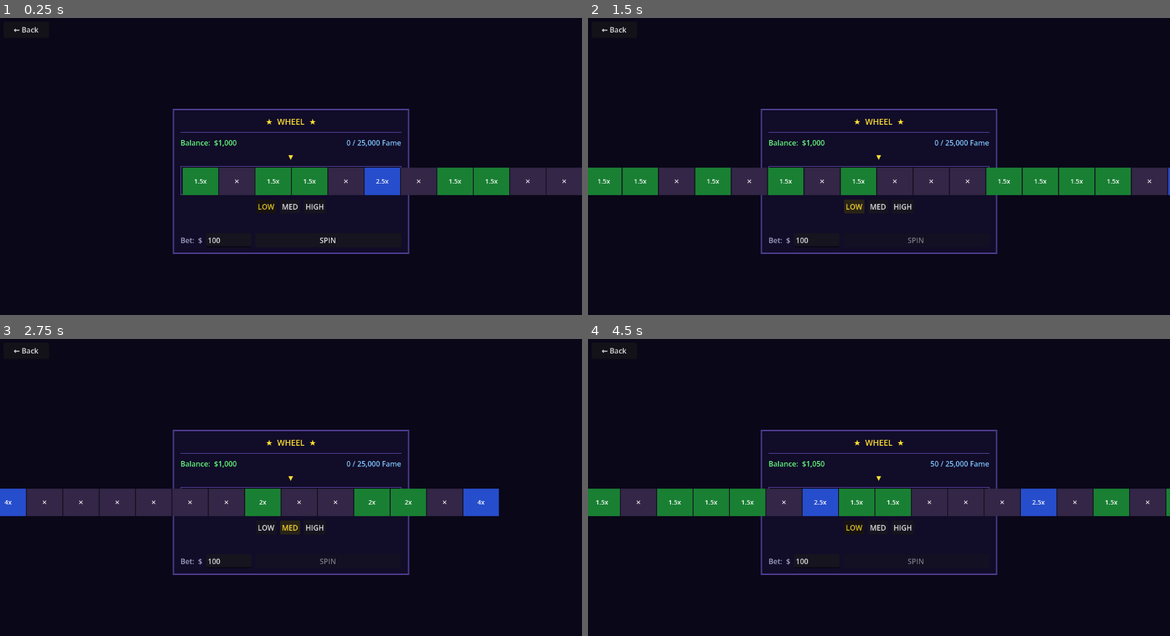
Above: before the commit, frames 1-4 (two rows, left to right).
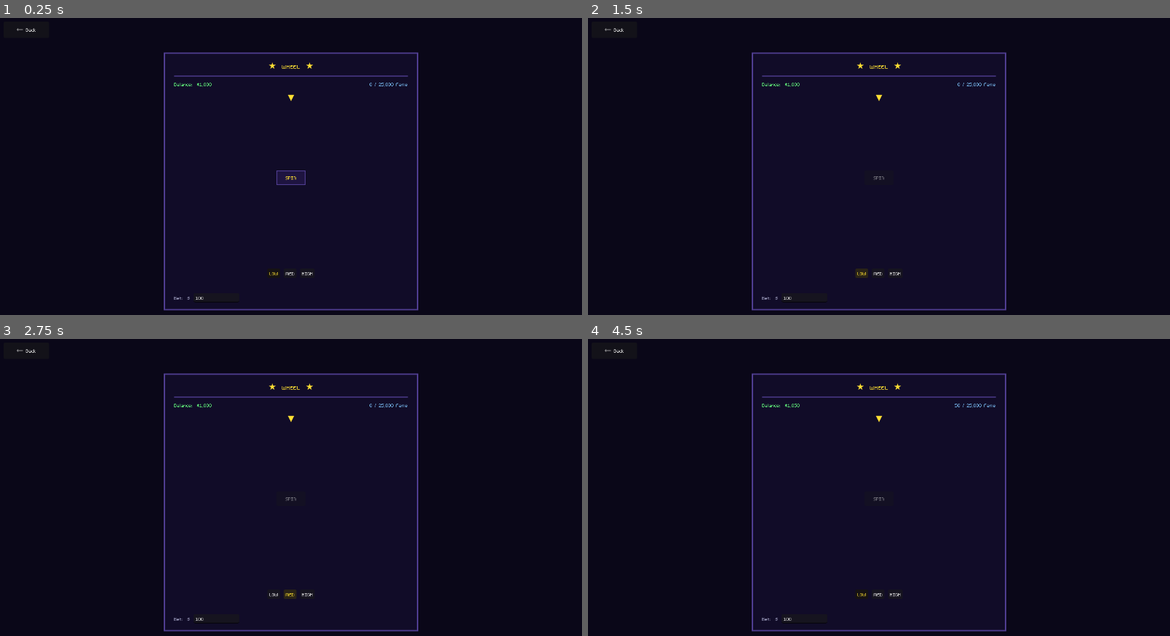
Above: after the commit, the same moments.

Repository: raulg-prog/Bust
Game: Godot game, scene res://scenes/games/wheel/Wheel.tscn
The game is run twice, just before and just after one commit, with the same random seed, the same clock (stepped at 60 frames per second) and the same inputs. This scene is started directly instead of the project's main scene.
Inputs:
- Up to frame 1 (0.25 s): no input
- Up to frame 2 (1.5 s): click "SPIN" at 0.5 s; click "LOW" at 1.25 s
- Up to frame 3 (2.75 s): click "MED" at 2 s
- Up to frame 4 (4.5 s): click "HIGH" at 2.75 s; click "LOW" at 3.5 s; click "SPIN" at 4.25 s

The runs differ from the first frame. In frame 1, 9.2% of the frame differs, in the area x 2-100%, y 2-99%; in frame 2, 12%, in the area x 0-100%, y 2-99%; in frame 3, 11%; in frame 4, 12%.
Error after the commit: Parse Error: Cannot infer the type of "radius" variable because the value doesn't have a set type. (res://scenes/games/wheel/wheel_draw.gd:29)

Commit message:
Add circular Wheel game and global m5x7 pixel font
- Wheel is now a proper circular spinning wheel rendered via wheel_draw.gd
  using _draw(): pie segments, rotated labels, pearl rim dots, center hub
- Spin animation rotates wheel_draw node (EASE_OUT/TRANS_CUBIC, 3.5s)
- Added default_theme.tres wiring m5x7.ttf (16px) as the global font
- project.godot gains [gui] theme/custom pointing to default_theme.tres
- CLAUDE.md and project structure docs updated to reflect new layout

Co-Authored-By: Claude Sonnet 4.6 <noreply@anthropic.com>

Diff:
--- /dev/null
+++ b/default_theme.tres
@@ -0,0 +1,7 @@
+[gd_resource type="Theme" format=3]
+
+[ext_resource type="FontFile" path="res://Assets/Fonts/m5x7.ttf" id="1_font"]
+
+[resource]
+default_font = ExtResource("1_font")
+default_font_size = 16
--- a/project.godot
+++ b/project.godot
@@ -28,6 +28,10 @@
 
 3d/physics_engine="Jolt Physics"
 
+[gui]
+
+theme/custom="res://default_theme.tres"
+
 [rendering]
 
 rendering_device/driver.windows="d3d12"
--- a/scenes/games/wheel/Wheel.tscn
+++ b/scenes/games/wheel/Wheel.tscn
@@ -1,6 +1,7 @@
-[gd_scene load_steps=4 format=3]
+[gd_scene load_steps=6 format=3]
 
 [ext_resource type="Script" path="res://scenes/games/wheel/wheel.gd" id="1_wheel"]
+[ext_resource type="Script" path="res://scenes/games/wheel/wheel_draw.gd" id="2_draw"]
 
 [sub_resource type="StyleBoxFlat" id="StyleBoxFlat_window"]
 bg_color = Color(0.067, 0.047, 0.157, 1)
@@ -13,8 +14,8 @@
 [sub_resource type="StyleBoxFlat" id="StyleBoxFlat_divider"]
 bg_color = Color(0.31, 0.239, 0.565, 1)
 
-[sub_resource type="StyleBoxFlat" id="StyleBoxFlat_frame"]
-bg_color = Color(0.027, 0.020, 0.078, 1)
+[sub_resource type="StyleBoxFlat" id="StyleBoxFlat_spin"]
+bg_color = Color(0.12, 0.08, 0.25, 1)
 border_width_left = 2
 border_width_top = 2
 border_width_right = 2
@@ -49,15 +50,15 @@
 
 [node name="GameWindow" type="PanelContainer" parent="Center"]
 layout_mode = 2
-custom_minimum_size = Vector2(520, 0)
+custom_minimum_size = Vector2(560, 0)
 theme_override_styles/panel = SubResource("StyleBoxFlat_window")
 
 [node name="GameMargin" type="MarginContainer" parent="Center/GameWindow"]
 layout_mode = 2
-theme_override_constants/margin_left = 14
-theme_override_constants/margin_right = 14
-theme_override_constants/margin_top = 12
-theme_override_constants/margin_bottom = 12
+theme_override_constants/margin_left = 20
+theme_override_constants/margin_right = 20
+theme_override_constants/margin_top = 14
+theme_override_constants/margin_bottom = 14
 
 [node name="GameArea" type="VBoxContainer" parent="Center/GameWindow/GameMargin"]
 layout_mode = 2
@@ -66,7 +67,7 @@
 [node name="TitleLabel" type="Label" parent="Center/GameWindow/GameMargin/GameArea"]
 layout_mode = 2
 horizontal_alignment = 1
-theme_override_font_sizes/font_size = 18
+theme_override_font_sizes/font_size = 20
 theme_override_colors/font_color = Color(1.0, 0.878, 0.2, 1)
 text = "★  WHEEL  ★"
 
@@ -92,36 +93,59 @@
 theme_override_colors/font_color = Color(0.5, 0.78, 1.0, 1)
 text = "0 / 25,000 Fame"
 
-[node name="PointerLabel" type="Label" parent="Center/GameWindow/GameMargin/GameArea"]
-layout_mode = 2
-horizontal_alignment = 1
-theme_override_font_sizes/font_size = 14
+[node name="WheelArea" type="Control" parent="Center/GameWindow/GameMargin/GameArea"]
+layout_mode = 2
+custom_minimum_size = Vector2(0, 380)
+
+[node name="WheelDraw" type="Control" parent="Center/GameWindow/GameMargin/GameArea/WheelArea"]
+unique_name_in_owner = true
+layout_mode = 1
+anchors_preset = 15
+anchor_right = 1.0
+anchor_bottom = 1.0
+grow_horizontal = 2
+grow_vertical = 2
+script = ExtResource("2_draw")
+
+[node name="WheelOverlay" type="Control" parent="Center/GameWindow/GameMargin/GameArea/WheelArea"]
+layout_mode = 1
+anchors_preset = 15
+anchor_right = 1.0
+anchor_bottom = 1.0
+grow_horizontal = 2
+grow_vertical = 2
+mouse_filter = 2
+
+[node name="PointerLabel" type="Label" parent="Center/GameWindow/GameMargin/GameArea/WheelArea/WheelOverlay"]
+layout_mode = 1
+anchors_preset = 5
+anchor_left = 0.5
+anchor_top = 0.0
+anchor_right = 0.5
+anchor_bottom = 0.0
+offset_left = -8.0
+offset_top = 4.0
+offset_right = 8.0
+offset_bottom = 24.0
+theme_override_font_sizes/font_size = 18
 theme_override_colors/font_color = Color(1.0, 0.878, 0.2, 1)
 text = "▼"
 
-[node name="WheelFrame" type="PanelContainer" parent="Center/GameWindow/GameMargin/GameArea"]
-layout_mode = 2
-custom_minimum_size = Vector2(0, 64)
-theme_override_styles/panel = SubResource("StyleBoxFlat_frame")
-
-[node name="WheelFrameMargin" type="MarginContainer" parent="Center/GameWindow/GameMargin/GameArea/WheelFrame"]
-layout_mode = 2
-theme_override_constants/margin_left = 2
-theme_override_constants/margin_right = 2
-theme_override_constants/margin_top = 2
-theme_override_constants/margin_bottom = 2
-
-[node name="WheelClip" type="Control" parent="Center/GameWindow/GameMargin/GameArea/WheelFrame/WheelFrameMargin"]
-unique_name_in_owner = true
-layout_mode = 2
-size_flags_horizontal = 3
-size_flags_vertical = 3
-clip_children = 1
-
-[node name="SegmentStrip" type="HBoxContainer" parent="Center/GameWindow/GameMargin/GameArea/WheelFrame/WheelFrameMargin/WheelClip"]
-unique_name_in_owner = true
-layout_mode = 0
-theme_override_constants/separation = 0
+[node name="SpinButton" type="Button" parent="Center/GameWindow/GameMargin/GameArea/WheelArea/WheelOverlay"]
+unique_name_in_owner = true
+layout_mode = 1
+anchors_preset = 8
+anchor_left = 0.5
+anchor_top = 0.5
+anchor_right = 0.5
+anchor_bottom = 0.5
+offset_left = -32.0
+offset_top = -16.0
+offset_right = 32.0
+offset_bottom = 16.0
+theme_override_styles/normal = SubResource("StyleBoxFlat_spin")
+theme_override_colors/font_color = Color(1.0, 0.878, 0.2, 1)
+text = "SPIN"
 
 [node name="RiskRow" type="HBoxContainer" parent="Center/GameWindow/GameMargin/GameArea"]
 layout_mode = 2
@@ -167,12 +191,6 @@
 custom_minimum_size = Vector2(100, 0)
 text = "100"
 placeholder_text = "Amount"
-
-[node name="SpinButton" type="Button" parent="Center/GameWindow/GameMargin/GameArea/BetRow"]
-unique_name_in_owner = true
-layout_mode = 2
-size_flags_horizontal = 3
-text = "SPIN"
 
 [node name="BackButton" type="Button" parent="."]
 layout_mode = 3
--- a/scenes/games/wheel/wheel.gd
+++ b/scenes/games/wheel/wheel.gd
@@ -1,12 +1,10 @@
 extends Control
 
-const TOWN_ID := 1
-const MIN_BET := 10.0
-const SEG_W   := 80
-const SEG_H   := 60
-const REPS    := 6   # strip repetitions — more = longer spin
+const TOWN_ID  := 1
+const MIN_BET  := 10.0
+const SPIN_REV := 6      # full extra rotations before landing
 
-# [multiplier, count, color]  — all profiles have EV = 1.0 (no house edge)
+# [multiplier, count, color]  — all profiles EV = 1.0 (no house edge)
 # Low:  8×0x + 10×1.5x + 2×2.5x  →  0.5×1.5 + 0.1×2.5 = 1.0
 # Med:  12×0x + 6×2x + 2×4x      →  0.3×2   + 0.1×4   = 1.0
 # High: 15×0x + 4×2x + 1×12x     →  0.2×2   + 0.05×12 = 1.0
@@ -33,19 +31,17 @@
 var state       : State = State.IDLE
 var current_bet : float = 0.0
 var risk_level  : int   = 0
-var segments    : Array = []   # one shuffled cycle
-var flat_segs   : Array = []   # REPS × segments
+var segments    : Array = []   # shuffled [mult, color] list for current spin
 
-@onready var balance_label : Label         = %BalanceLabel
-@onready var fame_label    : Label         = %FameLabel
-@onready var segment_strip : HBoxContainer = %SegmentStrip
-@onready var wheel_clip    : Control       = %WheelClip
-@onready var result_label  : Label         = %ResultLabel
-@onready var bet_input     : LineEdit      = %BetInput
-@onready var spin_btn      : Button        = %SpinButton
-@onready var low_btn       : Button        = %LowButton
-@onready var med_btn       : Button        = %MedButton
-@onready var high_btn      : Button        = %HighButton
+@onready var balance_label : Label   = %BalanceLabel
+@onready var fame_label    : Label   = %FameLabel
+@onready var result_label  : Label   = %ResultLabel
+@onready var bet_input     : LineEdit = %BetInput
+@onready var spin_btn      : Button  = %SpinButton
+@onready var low_btn       : Button  = %LowButton
+@onready var med_btn       : Button  = %MedButton
+@onready var high_btn      : Button  = %HighButton
+@onready var wheel_draw    : Control = %WheelDraw
 
 
 func _ready() -> void:
@@ -64,49 +60,18 @@
 	low_btn.modulate  = gold  if level == 0 else white
 	med_btn.modulate  = gold  if level == 1 else white
 	high_btn.modulate = gold  if level == 2 else white
-	_build_strip()
+	_rebuild_segments()
 
 
-func _build_strip() -> void:
-	for child in segment_strip.get_children():
-		child.free()
-	segment_strip.position.x = 0.0
-
+func _rebuild_segments() -> void:
 	segments.clear()
 	for tier in RISK_PROFILES[risk_level]:
 		for _i in tier[1]:
 			segments.append([tier[0], tier[2]])
 	segments.shuffle()
-
-	flat_segs.clear()
-	for _r in REPS:
-		flat_segs.append_array(segments)
-
-	for seg in flat_segs:
-		var panel := PanelContainer.new()
-		var style := StyleBoxFlat.new()
-		style.bg_color            = seg[1]
-		style.border_width_left   = 1
-		style.border_width_right  = 1
-		style.border_width_top    = 0
-		style.border_width_bottom = 0
-		style.border_color        = Color(0.08, 0.06, 0.12, 1)
-		panel.add_theme_stylebox_override("panel", style)
-		panel.custom_minimum_size       = Vector2(SEG_W, SEG_H)
-		panel.size_flags_horizontal     = Control.SIZE_SHRINK_CENTER
-		panel.size_flags_vertical       = Control.SIZE_SHRINK_CENTER
-
-		var lbl := Label.new()
-		lbl.horizontal_alignment      = HORIZONTAL_ALIGNMENT_CENTER
-		lbl.vertical_alignment        = VERTICAL_ALIGNMENT_CENTER
-		lbl.size_flags_horizontal     = Control.SIZE_SHRINK_CENTER
-		lbl.size_flags_vertical       = Control.SIZE_SHRINK_CENTER
-		lbl.add_theme_color_override("font_color", Color(1, 1, 1))
-		lbl.add_theme_font_size_override("font_size", 14)
-		var m: float = seg[0]
-		lbl.text = "✕" if m == 0.0 else ("%dx" % int(m) if m == int(m) else "%.1fx" % m)
-		panel.add_child(lbl)
-		segment_strip.add_child(panel)
+	wheel_draw.segments = segments
+	wheel_draw.rotation = 0.0
+	wheel_draw.queue_redraw()
 
 
 func _on_spin() -> void:
@@ -125,20 +90,31 @@
 	spin_btn.disabled = true
 	result_label.text = ""
 
-	_build_strip()
+	# Fresh shuffle each spin
+	_rebuild_segments()
 	await get_tree().process_frame
 
-	# Land on a random segment in the last repetition for maximum spin distance
-	var win_idx  : int   = (REPS - 1) * segments.size() + randi_range(0, segments.size() - 1)
-	var win_mult : float = flat_segs[win_idx][0]
+	var n        : int   = segments.size()
+	var win_idx  : int   = randi_range(0, n - 1)
+	var win_mult : float = segments[win_idx][0]
 
-	# Center the winning segment under the pointer (pointer is at clip center)
-	var target_x := wheel_clip.size.x / 2.0 - (win_idx * SEG_W + SEG_W / 2.0)
+	# Pointer is at 12 o'clock (top). Wheel is drawn with segment 0 starting at
+	# -PI/2 (12 o'clock), each segment spanning TAU/n clockwise.
+	# To land win_idx under the pointer: rotate so the centre of win_idx faces up.
+	var seg_angle   := TAU / n
+	var target_r    := -(win_idx + 0.5) * seg_angle          # negative = clockwise
+	# Add full rotations so the wheel spins visibly
+	target_r -= SPIN_REV * TAU
+	# Normalise to always spin forward from current rotation
+	while target_r > wheel_draw.rotation:
+		target_r -= TAU
+	if target_r > wheel_draw.rotation - TAU:
+		target_r -= TAU * SPIN_REV
 
 	var tween := create_tween()
 	tween.set_ease(Tween.EASE_OUT)
 	tween.set_trans(Tween.TRANS_CUBIC)
-	tween.tween_property(segment_strip, "position:x", target_x, 2.5)
+	tween.tween_property(wheel_draw, "rotation", target_r, 3.5)
 	tween.tween_callback(_on_spin_complete.bind(win_mult))
 
 
--- /dev/null
+++ b/scenes/games/wheel/wheel_draw.gd
@@ -0,0 +1,91 @@
+extends Control
+
+# Populated by wheel.gd before each spin
+var segments: Array = []  # Array of [multiplier: float, color: Color]
+
+const FONT        := preload("res://Assets/Fonts/m5x7.ttf")
+const FONT_SIZE   := 14
+const RIM_THICK   := 14.0   # outer dark rim width
+const DOT_COUNT   := 24     # pearl dots around the rim
+const DOT_RADIUS  := 4.0
+const HUB_RADIUS  := 28.0
+
+# Colors
+const C_RIM       := Color(0.14, 0.09, 0.05, 1)     # dark brown outer rim
+const C_RIM_INNER := Color(0.22, 0.16, 0.08, 1)     # slightly lighter inner rim ring
+const C_HUB       := Color(0.10, 0.07, 0.18, 1)     # dark center hub
+const C_HUB_RING  := Color(0.31, 0.239, 0.565, 1)   # purple hub border
+const C_DIVIDER   := Color(0.0, 0.0, 0.0, 0.55)     # thin divider between segments
+const C_LABEL     := Color(1.0, 1.0, 1.0, 1)
+const C_DOT       := Color(0.95, 0.92, 0.80, 1)     # pearl/ivory dots
+const C_DOT_DARK  := Color(0.40, 0.36, 0.28, 1)     # dot shadow
+
+
+func _draw() -> void:
+	if segments.is_empty():
+		return
+
+	var center  := size / 2.0
+	var radius  := min(size.x, size.y) / 2.0
+	var inner_r := radius - RIM_THICK
+	var n       := segments.size()
+	var arc     := TAU / n
+
+	# ── Outer rim ──────────────────────────────────────────────────────────────
+	draw_circle(center, radius, C_RIM)
+	draw_circle(center, radius - 3.0, C_RIM_INNER)
+
+	# ── Pie segments ───────────────────────────────────────────────────────────
+	var STEPS := 32   # polygon smoothness per segment
+	for i in n:
+		var a0 := i * arc - TAU / 4.0        # offset so 0° is up (12 o'clock)
+		var a1 := a0 + arc
+		var seg_color: Color = segments[i][1]
+
+		var pts := PackedVector2Array()
+		pts.append(center)
+		for s in (STEPS + 1):
+			var a := a0 + arc * s / STEPS
+			pts.append(center + Vector2(cos(a), sin(a)) * inner_r)
+		draw_colored_polygon(pts, seg_color)
+
+		# Thin black divider line between segments
+		var edge := center + Vector2(cos(a0), sin(a0)) * inner_r
+		draw_line(center, edge, C_DIVIDER, 1.5)
+
+	# ── Segment labels (rotated into the slice center) ─────────────────────────
+	for i in n:
+		var a0      := i * arc - TAU / 4.0
+		var mid_a   := a0 + arc * 0.5
+		var label_r := inner_r * 0.62       # how far from center to place text
+
+		var lx := center.x + cos(mid_a) * label_r
+		var ly := center.y + sin(mid_a) * label_r
+
+		var m: float = segments[i][0]
+		var txt: String
+		if m == 0.0:
+			txt = "X"
+		elif m == int(m):
+			txt = "%dx" % int(m)
+		else:
+			txt = "%.1fx" % m
+
+		# Rotate canvas so text reads outward from center
+		draw_set_transform(Vector2(lx, ly), mid_a + PI / 2.0, Vector2.ONE)
+		var tw := FONT.get_string_size(txt, HORIZONTAL_ALIGNMENT_LEFT, -1, FONT_SIZE).x
+		draw_string(FONT, Vector2(-tw / 2.0, FONT_SIZE / 2.0 - 1), txt,
+			HORIZONTAL_ALIGNMENT_LEFT, -1, FONT_SIZE, C_LABEL)
+	draw_set_transform(Vector2.ZERO, 0.0, Vector2.ONE)  # reset transform
+
+	# ── Pearl dots on rim ──────────────────────────────────────────────────────
+	var dot_r := radius - RIM_THICK / 2.0
+	for d in DOT_COUNT:
+		var a    := d * TAU / DOT_COUNT
+		var pos  := center + Vector2(cos(a), sin(a)) * dot_r
+		draw_circle(pos, DOT_RADIUS + 1.0, C_DOT_DARK)
+		draw_circle(pos, DOT_RADIUS, C_DOT)
+
+	# ── Center hub ─────────────────────────────────────────────────────────────
+	draw_circle(center, HUB_RADIUS + 3.0, C_HUB_RING)
+	draw_circle(center, HUB_RADIUS, C_HUB)
Binary file added: Assets/Fonts/m5x7.ttf
Not shown, changed: CLAUDE.md
